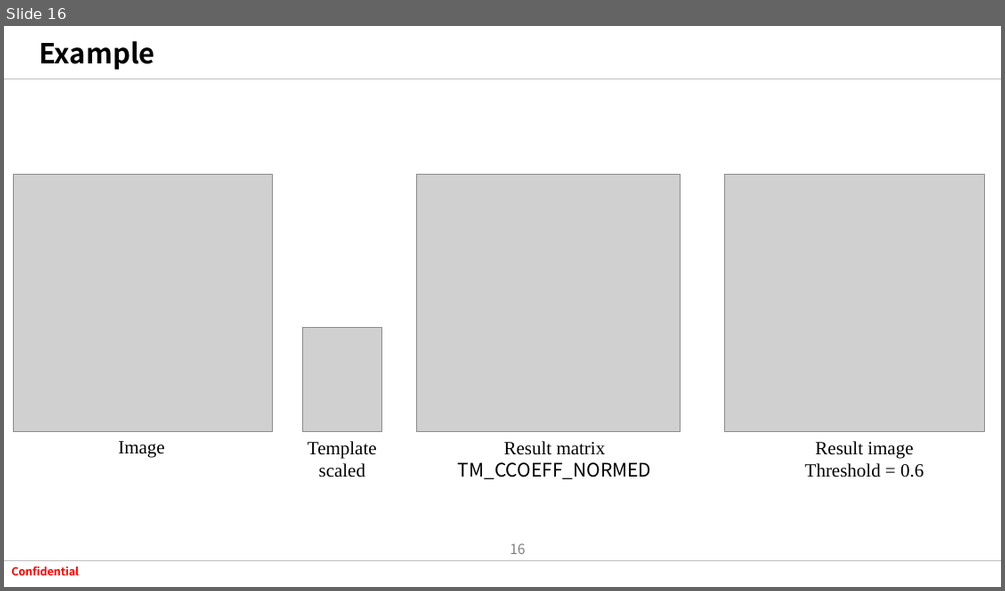
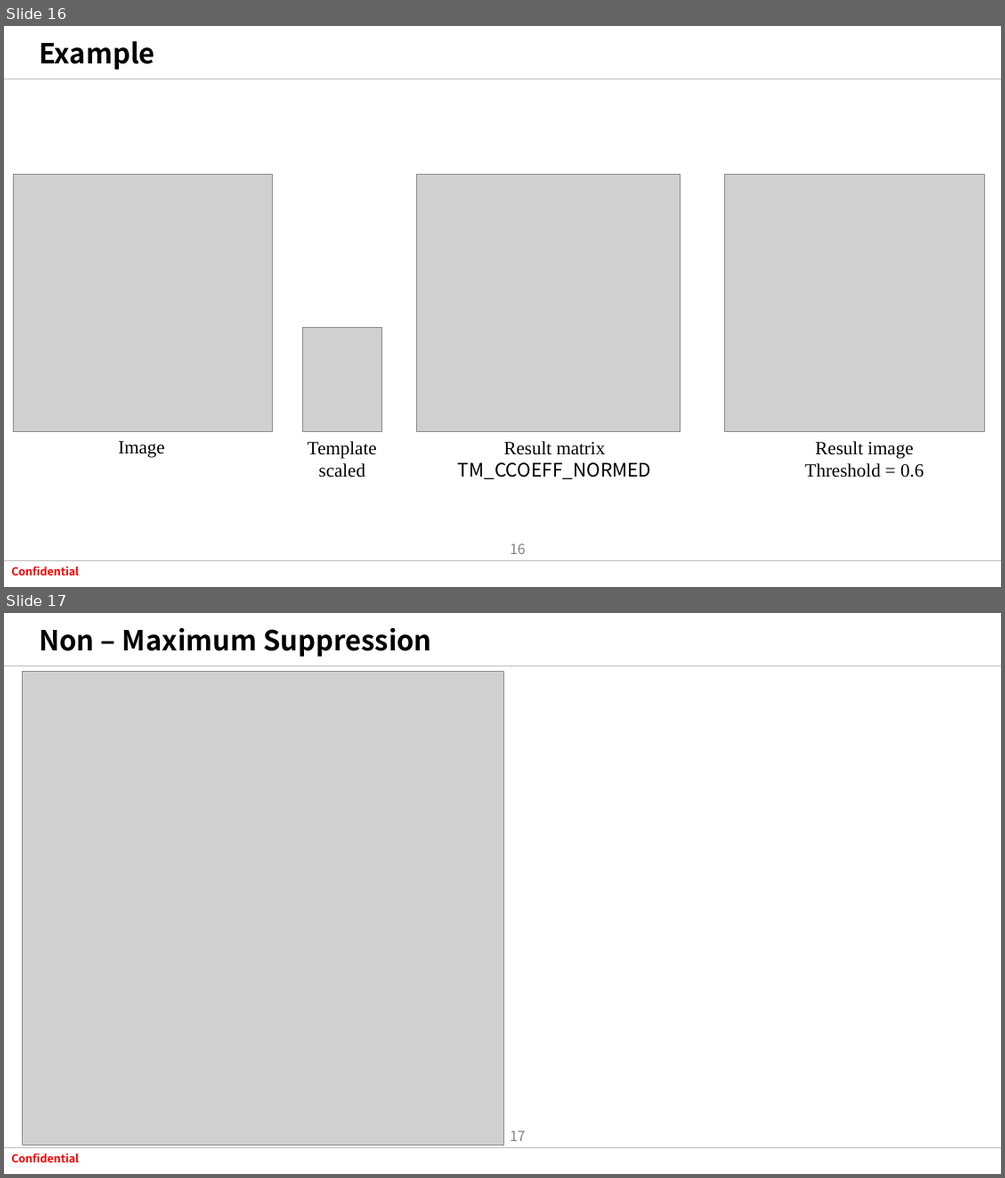
Before and after one commit to tuananh020400/FresherXavisTech, a slide deck: Document/SlideWeek6/Thresholding.pptx. Shown one above the other, each under a label of ours: slide 16 before the commit, slides 16 and 17 after it. The pictures are 1005x591 and 1005x1178 pixels, drawn with LibreOffice and Linux fonts; fonts in the diff are those of the drawing; grey boxes stand for pictures; background and template pictures are left out. Boxes give left, top, right and bottom in pixels: in the first picture for what was removed or moved away, otherwise in the second. Text is boxed around its words. In the diff, an @@ line names an element or a change of style, - is before the commit and + after.

```diff
--- a/Document/SlideWeek6/Thresholding.pptx
+++ b/Document/SlideWeek6/Thresholding.pptx
@@ slide 17 added at box(4, 613, 1001, 1174), background #FFFFFF; not listed: 4 template elements that a slide beside it also shows @@
@@ title added at box(39, 628, 432, 657), 26.6 pt, text #000000, bold @@
+Non – Maximum Suppression
@@ picture added at box(23, 672, 504, 1144) @@
```
Also in this commit, not shown: 1 other file.
